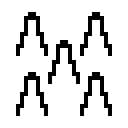
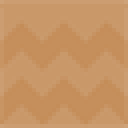
Comparing the layer stacks of the two 128x128 images. Changes:
added group "overlays" with 7 layers above "water" over 0, 4, 128, 128
removed layer "spikes" over 16, 12, 112, 116
added layer "base" over 0, 0, 128, 128
